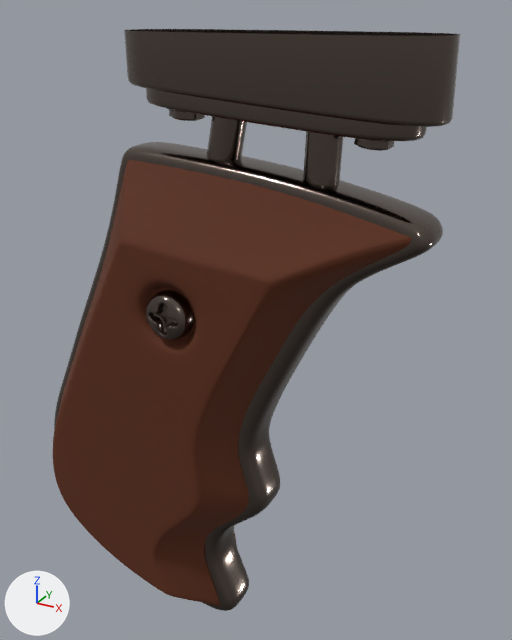
An edit to the FBX model Modular Weapon System/Assets/Models/grip_04.fbx, drawn before and after from the same camera.
Camera for both pictures: a 50 mm camera at (0.743, -0.404, 0.934) aimed at (0.503, 0.033, 0.716). Arrows for +X, +Y and +Z are at lower left; the lights stay in place. Vertices at the same position are counted once.

Before the edit, the objects in view are built like this:
```python
me_plane_087 = bpy.data.meshes.new('Plane.087')
me_plane_087.from_pydata(...)  # 27088 vertices, 26476 faces; spans x -0.221..0.105, y -0.057..0.058, z -0.465..0.004
# faces by material slot: [14304, 12172]
me_plane_087.materials.append(mat_wood)  # brown #5a280b
me_plane_087.materials.append(mat_metal)  # brown #6e635b
ob_plane_084 = bpy.data.objects.new('Plane.084', me_plane_087)
ob_plane_084.location = (0.5376, 0.0044, 0.9176)
```
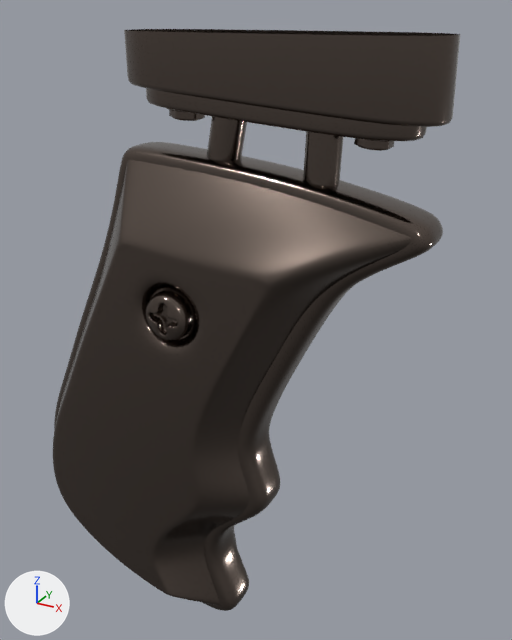
Diff of the bpy script that builds the scene:
```diff
--- a/Modular Weapon System/Assets/Models/grip_04.fbx.py
+++ b/Modular Weapon System/Assets/Models/grip_04.fbx.py
@@ me_plane_087 @@
 me_plane_087.from_pydata(...)  # 27088 vertices, 26476 faces; spans x -0.221..0.105, y -0.057..0.058, z -0.465..0.004
 # used by ob_plane_084; location = (0.5376, 0.0044, 0.9176)
+# me_plane_087 part 1: all 14304 faces that had it switch from mat_wood (brown #5a280b) to mat_metal (brown #6e635b)
```

Where the change shows, as pixel boxes [x1, y1, x2, y2] in the pictures (512 x 640 px):
part 1 of me_plane_087, recoloured
    both: [53, 160, 412, 606]
